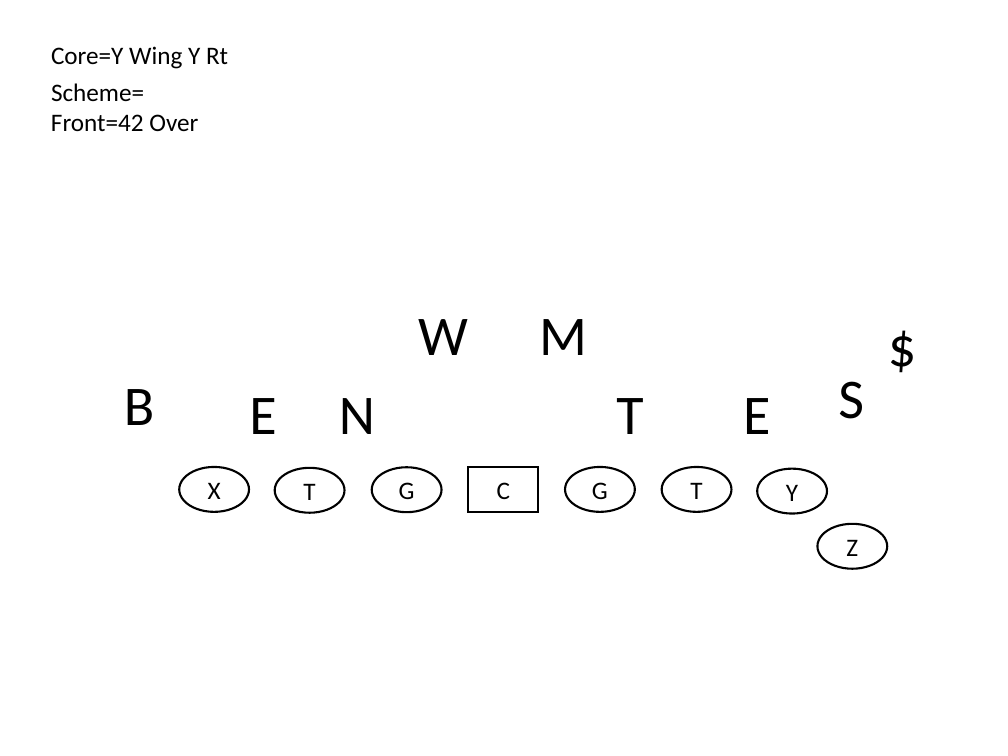
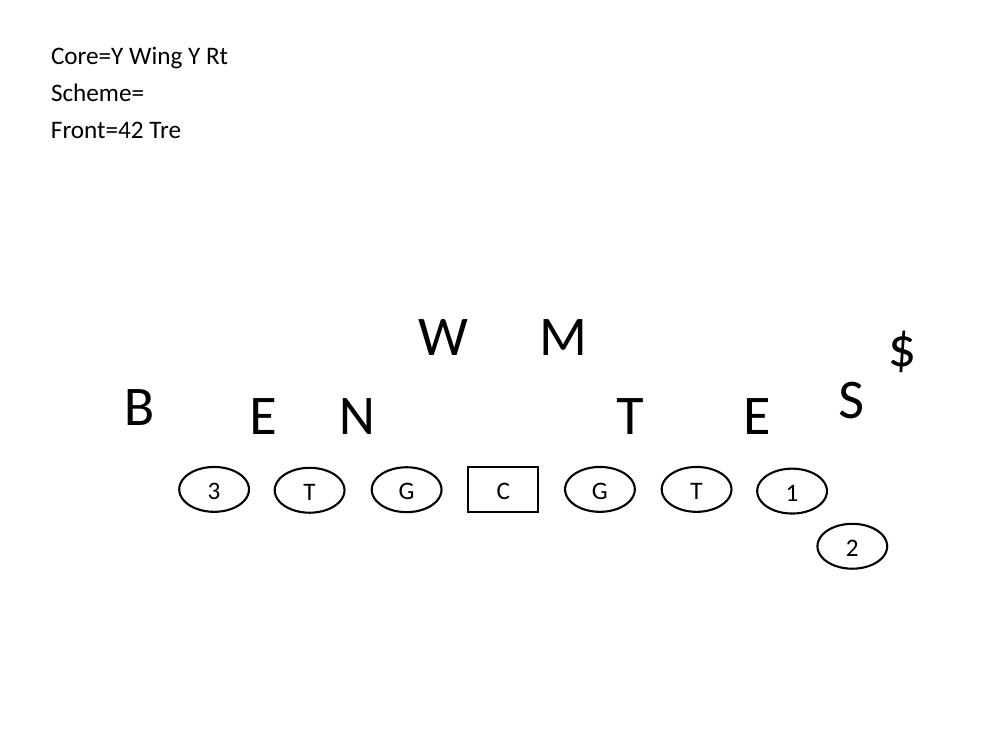
Before and after one commit to Aceplace/VBAScoutCard, a slide deck: slide 49 of CoreTemplates/core_fronts.pptx (slide 39 before the commit). Drawn at 1008x756 pixels with LibreOffice and Linux fonts; fonts in the diff are those of the drawing. Boxes give left, top, right and bottom in pixels: in the first picture for what was removed or moved away, otherwise in the second. Text is boxed around its words. In the diff, an @@ line names an element or a change of style, - is before the commit and + after.

```diff
--- a/CoreTemplates/core_fronts.pptx
+++ b/CoreTemplates/core_fronts.pptx
@@ text at bbox=[51, 121, 181, 138]: text changed @@
-Front=42 Over
+Front=42 Tre
@@ text in ellipse at bbox=[208, 482, 221, 499]: text changed @@
-X
+3
@@ text in ellipse at bbox=[786, 484, 799, 501]: text changed @@
-Y
+1
@@ text in ellipse at bbox=[846, 539, 859, 556]: text changed @@
-Z
+2
```
Also in this commit, not shown: 41 other slides changed, 10 slides added, 13 other files.
